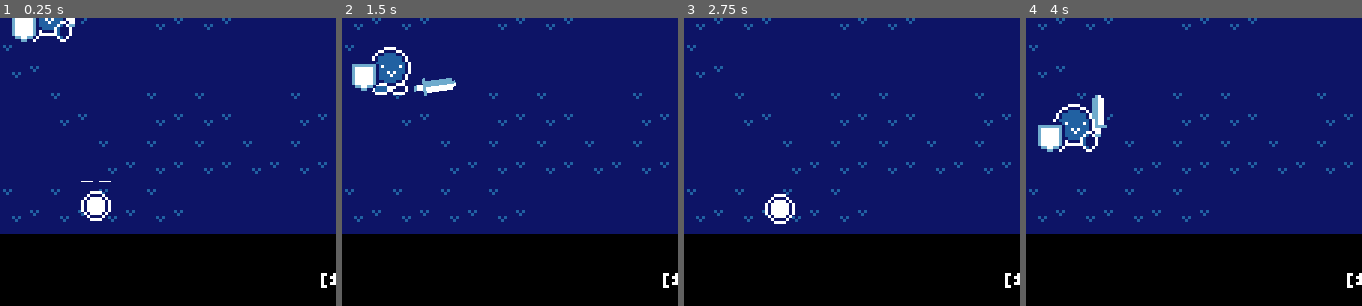
Above: before the commit, frames 1-4 (left to right).
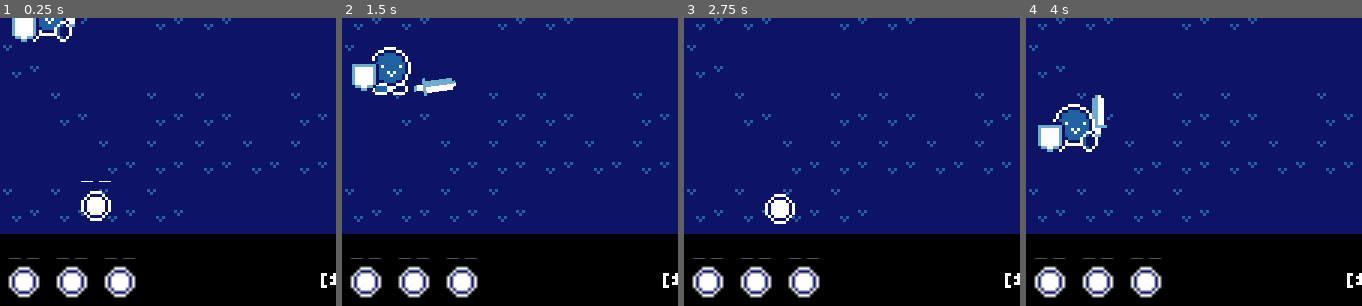
Above: after the commit, the same moments.

Repository: smolblockboi/mini-jam-152-heroes
Game: Godot game, scene res://levels/level_3.tscn
Same seed, same stepped clock (60 frames per second), same inputs: the game is played once before the commit and once after it. This scene is started directly instead of the project's main scene.
Inputs (mouse positions are % of the whole screen's width and height, from its top left):
- Up to frame 1 (0.25 s): no input
- Up to frame 2 (1.5 s): move the mouse to (72, 45) at 0.52 s; hold Right (ui_right) 0.53-1.28 s; hold Right mouse button (shield_attack) 0.53-1.28 s; move the mouse to (30, 55) at 1.27 s; hold Down (ui_down) from 1.28 s (still down); click (30, 55) at 1.35 s
- Up to frame 3 (2.75 s): move the mouse to (60, 28) at 2.02 s; release Down (ui_down) at 2.03 s; hold Right (ui_right) from 2.03 s (still down); hold Right mouse button (shield_attack) from 2.03 s (still down)
- Up to frame 4 (4 s): move the mouse to (45, 70) at 2.77 s; release Right (ui_right) at 2.78 s; release Right mouse button (shield_attack) at 2.78 s; hold Up (ui_up) 2.78-3.53 s; click (45, 70) at 2.85 s; move the mouse to (80, 65) at 3.52 s; hold Left (ui_left) from 3.53 s (still down); hold Right mouse button (shield_attack) from 3.53 s (still down)
The pictures show only the part of the screen within x 0-50%, y 46-96%; the shares and areas given below are measured in that part.

The runs differ from the first frame. In frame 1, 2.6% of the frame differs, in the area x 2-41%, y 83-98%; in frame 2, 2.6%; in frame 3, 2.6%; in frame 4, 2.6%.

Commit message:
Lives system

Diff:
--- a/ball.gd
+++ b/ball.gd
@@ -6,6 +6,7 @@
 
 @onready var body = $Body
 @onready var bounce_shape = $BounceArea/CollisionShape2D
+
 
 @onready var audio_player = $AudioStreamPlayer
 var hit_sounds = [
@@ -57,6 +58,10 @@
 		invincible = false
 
 
+func reset():
+	_ready()
+
+
 func clamp_bounce_speed(speed):
 	return clampf(speed * bounce_power, min_speed, max_speed)
 
@@ -96,12 +101,11 @@
 
 func _on_bounce_area_body_entered(body):
 	if body is Player and !invincible:
-		body.die.emit()
+		get_parent().on_lost_ball()
 	if body is Enemy:
 		body.get_hit_by_ball()
 
 
 func _on_visible_on_screen_notifier_2d_screen_exited():
 	if get_parent().game_state == 0 and get_parent().player:
-		get_parent().player.die.emit()
-	queue_free()
+		get_parent().on_lost_ball()
--- a/world.gd
+++ b/world.gd
@@ -9,10 +9,15 @@
 @onready var player = %Player
 @onready var level_label = %LevelLabel
 
+@onready var ball = $Ball
+@onready var ball_marker = $BallMarker
+
+@onready var balls_h_box = %BallsHBox
 
 enum GAME_STATE {PLAYING, WON, LOST}
 var game_state : GAME_STATE = GAME_STATE.PLAYING
 
+var lives_count : int = 3
 var enemy_count : int = 0
 
 
@@ -38,8 +43,15 @@
 		game_won.emit()
 
 
-func _on_player_die():
-	game_lost.emit()
+func on_lost_ball():
+	lives_count -= 1
+	for i in lives_count:
+		balls_h_box.get_child(i).hide()
+	if lives_count <= 0:
+		game_lost.emit()
+	else:
+		ball.global_position = ball_marker.global_position
+		ball.reset()
 
 
 func _on_game_won():
@@ -52,6 +64,7 @@
 
 
 func _on_game_lost():
+	player.die.emit()
 	game_state = GAME_STATE.LOST
 	var new_screen = LOSE_SCREEN.instantiate()
 	add_child(new_screen)
--- a/world.tscn
+++ b/world.tscn
@@ -6,6 +6,10 @@
 [ext_resource type="FontFile" uid="uid://bigkhfv1scadl" path="res://SMOLBLOCKFONT_0.TTF" id="2_rbnge"]
 [ext_resource type="PackedScene" uid="uid://cphre3areulf0" path="res://ball.tscn" id="4_3crki"]
 [ext_resource type="PackedScene" uid="uid://b7swn5th27axb" path="res://enemy.tscn" id="5_kjdon"]
+
+[sub_resource type="AtlasTexture" id="AtlasTexture_qbnbg"]
+atlas = ExtResource("1_oijvx")
+region = Rect2(48, 16, 16, 16)
 
 [sub_resource type="TileSetAtlasSource" id="TileSetAtlasSource_7yume"]
 texture = ExtResource("1_oijvx")
@@ -46,6 +50,26 @@
 text = "[0]"
 horizontal_alignment = 1
 vertical_alignment = 1
+
+[node name="BallsHBox" type="HBoxContainer" parent="CanvasLayer/ColorRect"]
+unique_name_in_owner = true
+layout_mode = 0
+offset_top = 8.0
+offset_right = 48.0
+offset_bottom = 24.0
+theme_override_constants/separation = 0
+
+[node name="TextureRect" type="TextureRect" parent="CanvasLayer/ColorRect/BallsHBox"]
+layout_mode = 2
+texture = SubResource("AtlasTexture_qbnbg")
+
+[node name="TextureRect2" type="TextureRect" parent="CanvasLayer/ColorRect/BallsHBox"]
+layout_mode = 2
+texture = SubResource("AtlasTexture_qbnbg")
+
+[node name="TextureRect3" type="TextureRect" parent="CanvasLayer/ColorRect/BallsHBox"]
+layout_mode = 2
+texture = SubResource("AtlasTexture_qbnbg")
 
 [node name="Camera2D" type="Camera2D" parent="."]
 anchor_mode = 0
@@ -93,6 +117,9 @@
 [node name="Enemy" parent="." instance=ExtResource("5_kjdon")]
 position = Vector2(160, 88)
 
+[node name="BallMarker" type="Marker2D" parent="."]
+position = Vector2(32, 88)
+
 [connection signal="game_lost" from="." to="." method="_on_game_lost" flags=6]
 [connection signal="game_won" from="." to="." method="_on_game_won" flags=6]
 [connection signal="die" from="Player" to="." method="_on_player_die"]
Not shown: 1 places in world.tscn that only renumber resources
